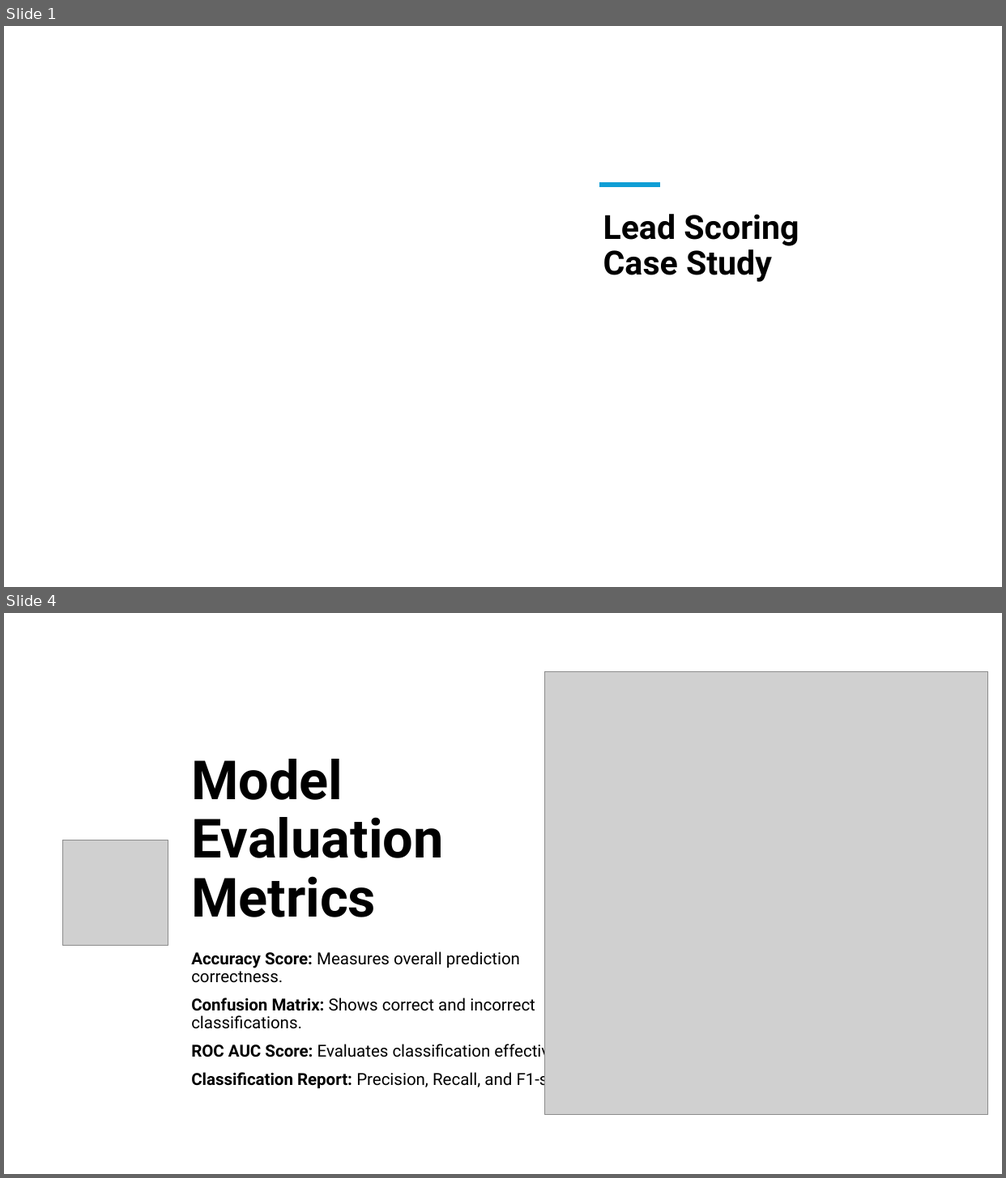
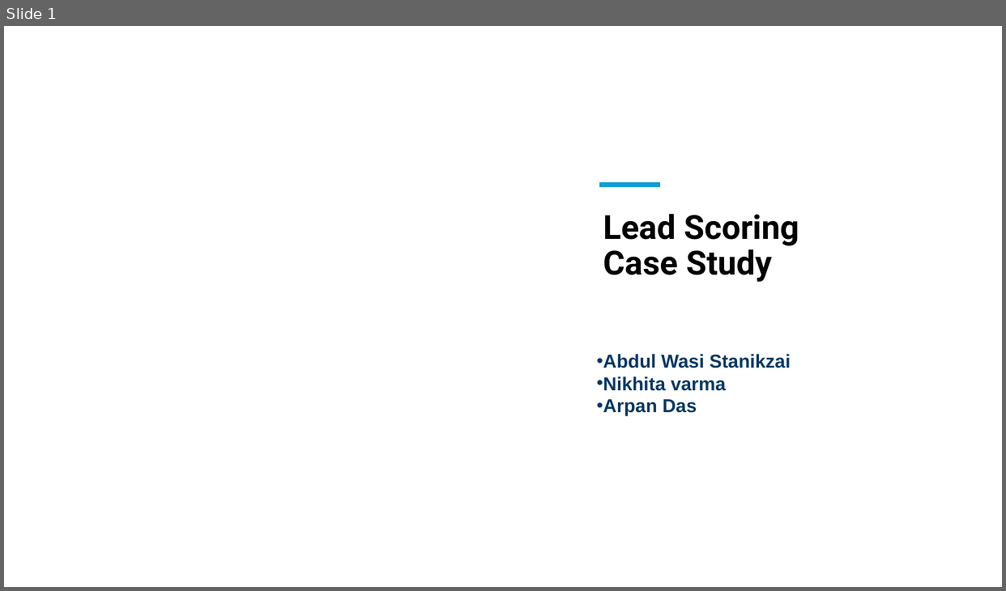
Before and after one commit to Wasistanikzai/Lead-Scoring-Case-Study, a slide deck: Presentation of Case Study.pptx. Shown one above the other, each under a label of ours: slides 1 and 4 before the commit, slide 1 after it; the slides between them are not shown. The pictures are 1006x1178 and 1006x591 pixels, drawn with LibreOffice and Linux fonts; fonts in the diff are those of the drawing; grey boxes stand for pictures; background and template pictures are left out. Boxes give left, top, right and bottom in pixels: in the first picture for what was removed or moved away, otherwise in the second. Text is boxed around its words. In the diff, an @@ line names an element or a change of style, - is before the commit and + after.

```diff
--- a/Presentation of Case Study.pptx
+++ b/Presentation of Case Study.pptx
@@ slide 4 removed at <box>4,613,1002,1174</box>, background #FFFFFF @@
@@ picture removed at <box>545,671,988,1114</box> @@
@@ title removed at <box>191,759,444,918</box> @@
-Model Evaluation Metrics
@@ picture removed at <box>62,841,168,946</box> @@
@@ text removed at <box>191,952,597,1090</box> @@
-Accuracy Score: Measures overall prediction correctness.
-Confusion Matrix: Shows correct and incorrect classifications.
-ROC AUC Score: Evaluates classification effectiveness.
-Classification Report: Precision, Recall, and F1-score.
@@ slide 1 changed as well @@
@@ text added at <box>603,354,791,416</box>, 18 pt, text #073763, bold @@
+• Abdul Wasi Stanikzai
+• Nikhita varma
+• Arpan Das
```
Also in this commit, not shown: 2 other slides changed, 10 slides added, 4 other slides removed, 7 other files.
